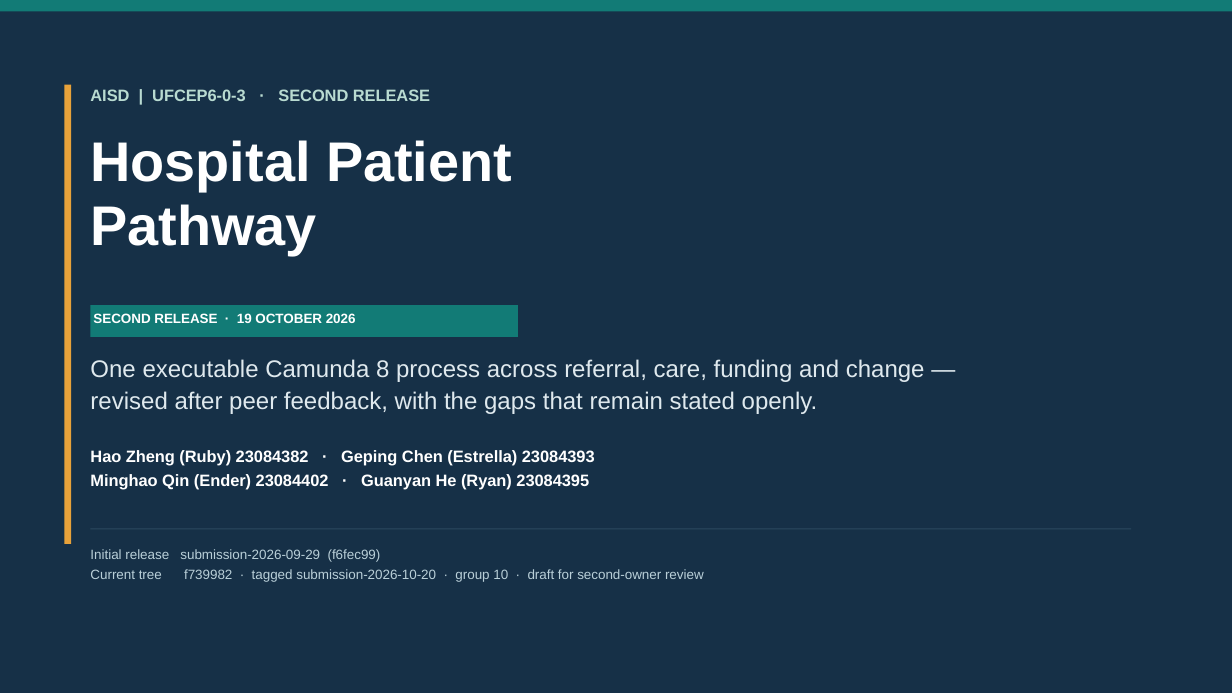
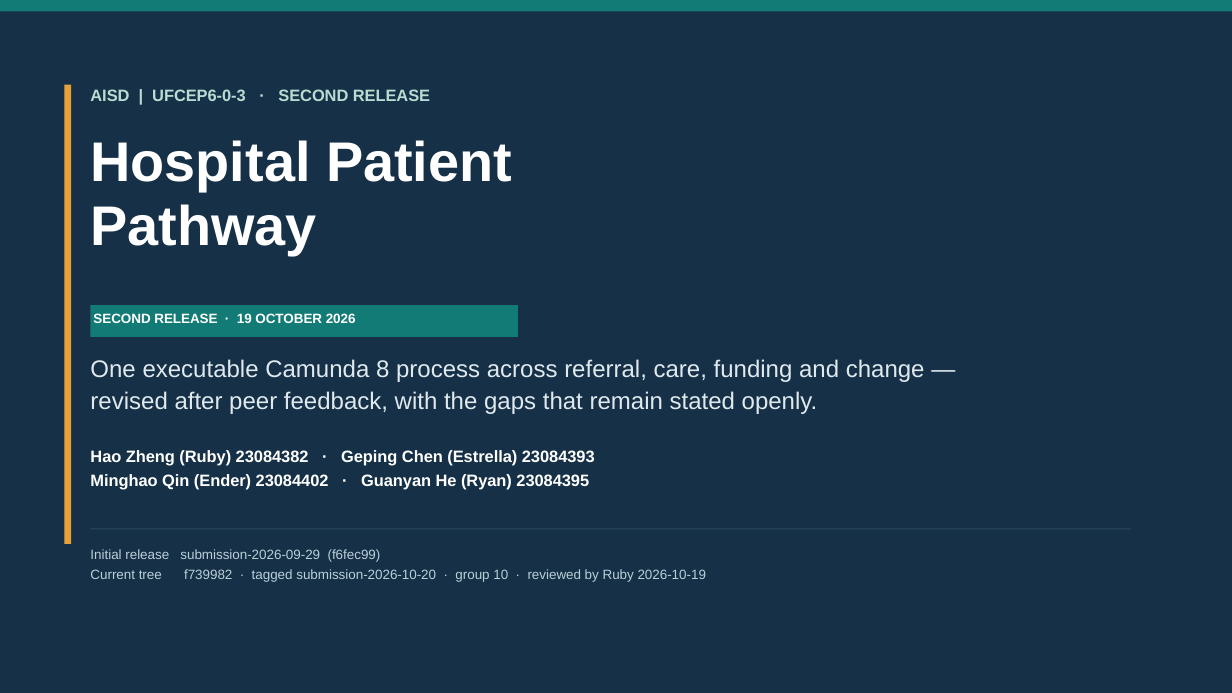
Before and after one commit to Estrella6066773/HW_AISD, a slide deck: slide 1 of submissions/AISD/AISD_Presentation_2026-10-19.pptx. Drawn at 1232x693 pixels with LibreOffice and Linux fonts; fonts in the diff are those of the drawing. Boxes give left, top, right and bottom in pixels: in the first picture for what was removed or moved away, otherwise in the second. Text is boxed around its words. In the diff, an @@ line names an element or a change of style, - is before the commit and + after.

```diff
--- a/submissions/AISD/AISD_Presentation_2026-10-19.pptx
+++ b/submissions/AISD/AISD_Presentation_2026-10-19.pptx
@@ text at (x1=90, y1=569, x2=706, y2=582): text changed @@
-Current tree f739982 · tagged submission-2026-10-20 · group 10 · draft for second-owner review
+Current tree f739982 · tagged submission-2026-10-20 · group 10 · reviewed by Ruby 2026-10-19
```
Also in this commit, not shown: 8 other files.
